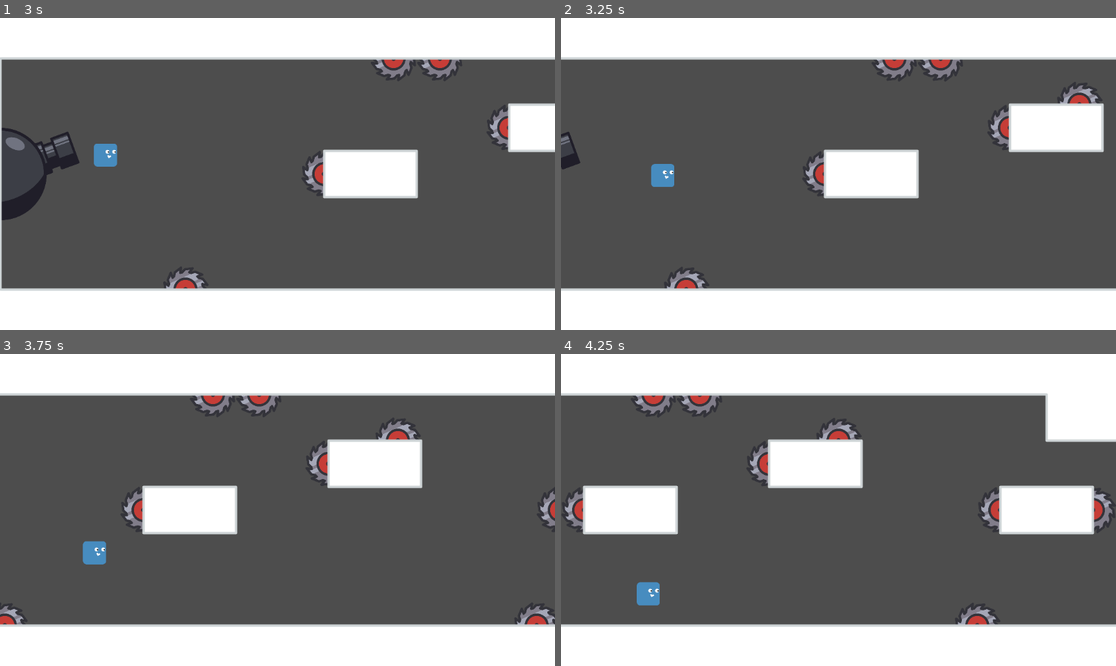
Above: before the commit, frames 1-4 (two rows, left to right).
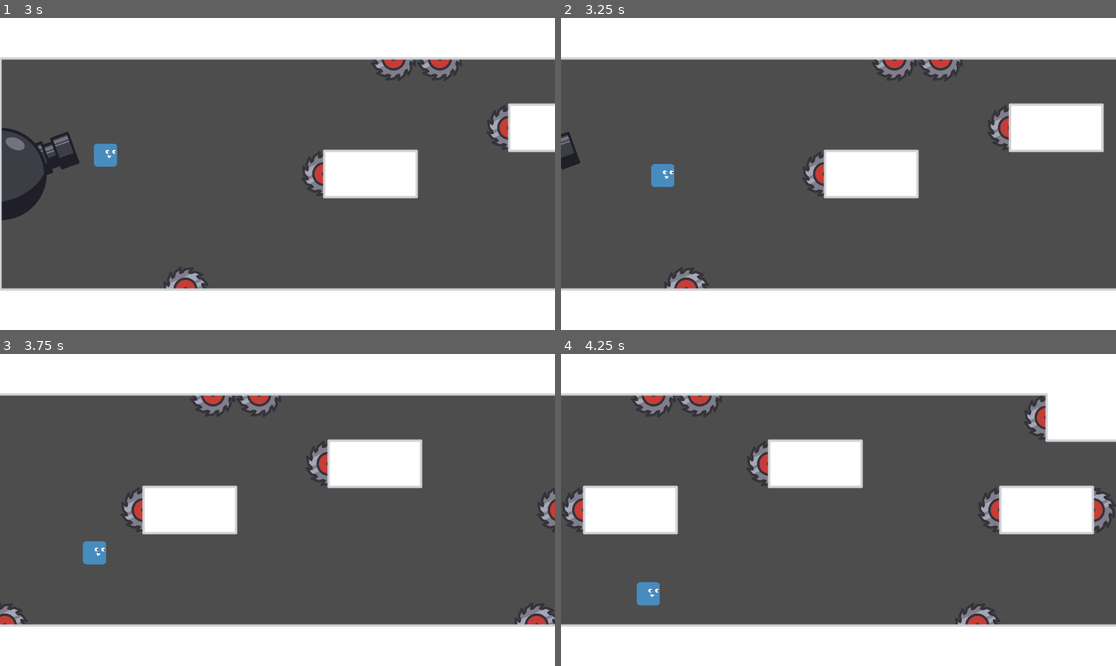
Above: after the commit, the same moments.

Repository: JostMK/Godot-Wild-Jam-75
Game: Godot game, scene res://main.tscn
Two runs of this game, one before a commit and one after it. Both use one fixed random seed, a clock stepped at 60 frames per second and the inputs below.
Inputs:
- Up to frame 1 (3 s): click "Start Game" at 0.5 s; tap Enter at 1.25 s; tap Down (Aim_Down) at 1.35 s; tap Up (Aim_Up) at 2.1 s; tap Space (Reflect) at 2.75, 2.85 s
- Up to frame 2 (3.25 s): no input
- Up to frame 3 (3.75 s): tap Down (Aim_Down) at 3.6 s
- Up to frame 4 (4.25 s): no input

Frame 1 is identical in both runs. In frame 2, 0.4% of the frame differs, in the area x 89-98%, y 20-28%; in frame 3, 0.4%; in frame 4, 0.7%, in the area x 46-88%, y 13-28%.

Commit message:
Fixes test_level layout
Places saw against vertical wall to prevent bouncing backwards
Adjusts saws on roof before final obstacle to allow for 'one reflection' path

Diff:
--- a/scenes/levels/test_level.tscn
+++ b/scenes/levels/test_level.tscn
@@ -39,7 +39,7 @@
 position = Vector2(432, -96)
 
 [node name="Saw4" parent="Map/Saws" instance=ExtResource("6_lrsuj")]
-position = Vector2(576, -144)
+position = Vector2(1008, -192)
 
 [node name="Saw5" parent="Map/Saws" instance=ExtResource("6_lrsuj")]
 position = Vector2(192, -240)
@@ -90,7 +90,7 @@
 position = Vector2(2448, 240)
 
 [node name="Saw21" parent="Map/Saws" instance=ExtResource("6_lrsuj")]
-position = Vector2(3216, -240)
+position = Vector2(2832, -240)
 
 [node name="Saw22" parent="Map/Saws" instance=ExtResource("6_lrsuj")]
 position = Vector2(2832, 240)
@@ -112,3 +112,6 @@
 
 [node name="Saw28" parent="Map/Saws" instance=ExtResource("6_lrsuj")]
 position = Vector2(4128, 48)
+
+[node name="Saw29" parent="Map/Saws" instance=ExtResource("6_lrsuj")]
+position = Vector2(3312, -240)
